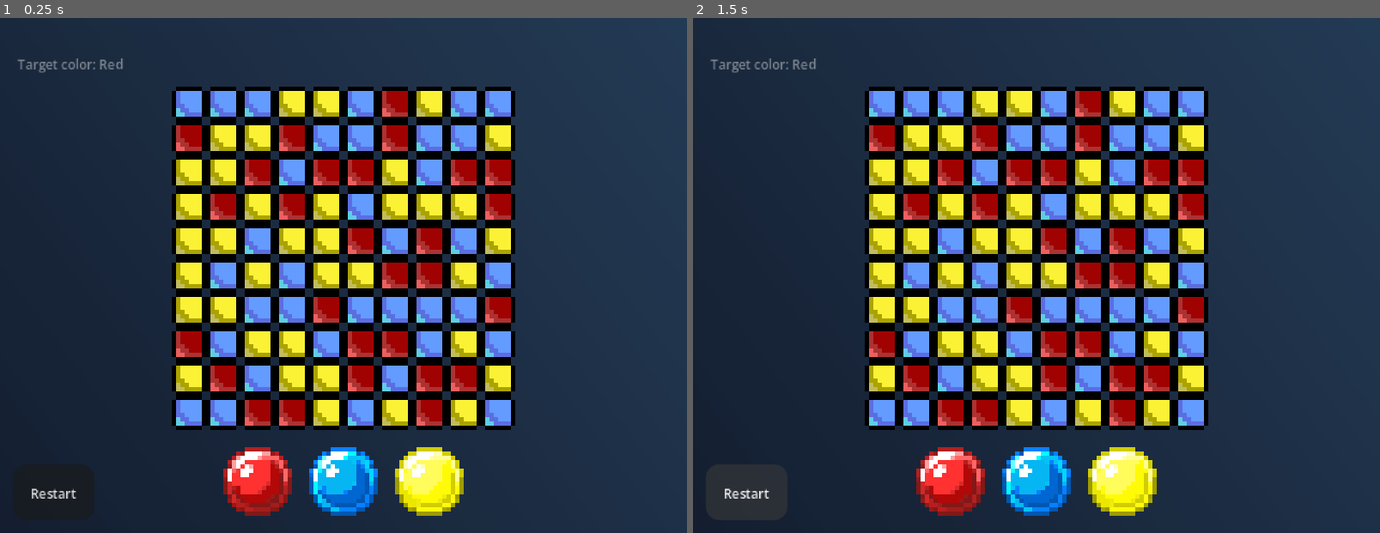
Above: before the commit, frames 1-2 (left to right).
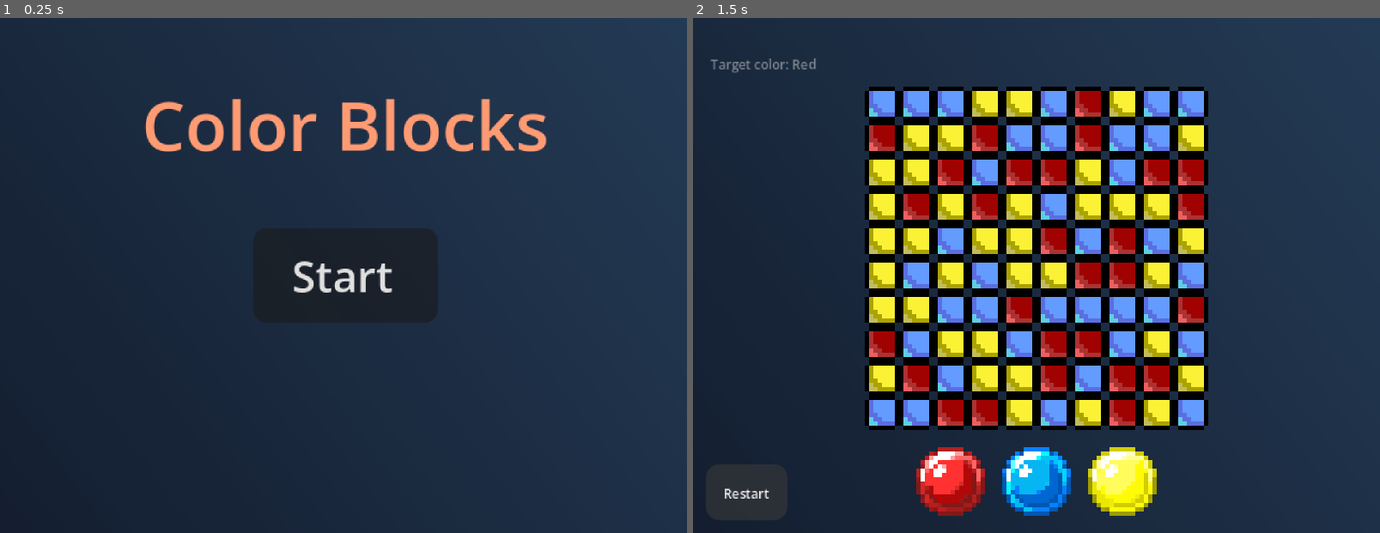
Above: after the commit, the same moments.

Repository: AurelinkZ/color-blocks
Game: Godot game, scene res://Scenes/starting_menu.tscn
The game is run twice, just before and just after one commit, with the same random seed, the same clock (stepped at 60 frames per second) and the same inputs. Before the commit the project starts from res://Scenes/main_level_scene.tscn.
Inputs (mouse positions are in pixels of both pictures, inside the frame that each line leads up to):
- Up to frame 1 (0.25 s): no input
- Up to frame 2 (1.5 s): click (1036, 275) at 0.5 s, where only the run after the commit has a clickable "Start"; click "Restart" at 1.25 s

The runs differ from the first frame. In frame 1, 35% of the frame differs, in the area x 2-80%, y 7-97%; in frame 2, nothing differs.

Commit message:
Add starting menu and move UI script
Add a new StartingMenu scene (Scenes/starting_menu.tscn) and its controller script (Scripts/starting_menu.gd + uid). Wire a Start button to _on_start_button_pressed to change to the main level scene. Move ui.gd from Scenes/ to Scripts/ and update main_level_scene.tscn to reference the moved script path. Update project.godot to set the new StartingMenu as the main scene.

Diff:
--- a/Scenes/main_level_scene.tscn
+++ b/Scenes/main_level_scene.tscn
@@ -3,7 +3,7 @@
 [ext_resource type="Script" uid="uid://dx8visx1mmlq7" path="res://Scripts/grid_manager.gd" id="1_b42cg"]
 [ext_resource type="Script" uid="uid://bvpqw12ekiuk3" path="res://Scripts/game.gd" id="1_kk53g"]
 [ext_resource type="Script" uid="uid://b1n0qdw4y4mbe" path="res://Scripts/grid_view.gd" id="2_r4ohu"]
-[ext_resource type="Script" uid="uid://b4pq4nftg13ul" path="res://Scenes/ui.gd" id="4_45vkp"]
+[ext_resource type="Script" uid="uid://b4pq4nftg13ul" path="res://Scripts/ui.gd" id="4_45vkp"]
 [ext_resource type="Script" uid="uid://b7on4yqbkhskf" path="res://Scripts/color _selector.gd" id="4_acrce"]
 [ext_resource type="Texture2D" uid="uid://bb2mc31ucm2v0" path="res://Assets/background_image_dark_blue.jpg" id="6_45vkp"]
 
--- /dev/null
+++ b/Scenes/starting_menu.tscn
@@ -0,0 +1,52 @@
+[gd_scene format=3 uid="uid://dklog7q8ajq87"]
+
+[ext_resource type="Texture2D" uid="uid://bb2mc31ucm2v0" path="res://Assets/background_image_dark_blue.jpg" id="1_5sxvh"]
+[ext_resource type="Script" uid="uid://x3raleh6sx0t" path="res://Scripts/starting_menu.gd" id="1_yhd87"]
+
+[node name="StartingMenu" type="Node2D" unique_id=2041630703]
+script = ExtResource("1_yhd87")
+
+[node name="BackgroundImageDarkBlue" type="Sprite2D" parent="." unique_id=140001594]
+position = Vector2(80, 60.000004)
+scale = Vector2(0.08333333, 0.11111112)
+texture = ExtResource("1_5sxvh")
+
+[node name="UI" type="CanvasLayer" parent="." unique_id=906886774]
+
+[node name="Control" type="Control" parent="UI" unique_id=1482836728]
+layout_mode = 3
+anchors_preset = 0
+offset_right = 160.0
+offset_bottom = 120.0
+
+[node name="StartButton" type="Button" parent="UI/Control" unique_id=1626026383]
+layout_mode = 1
+anchors_preset = 8
+anchor_left = 0.5
+anchor_top = 0.5
+anchor_right = 0.5
+anchor_bottom = 0.5
+offset_left = -21.5
+offset_top = -8.5
+offset_right = 21.5
+offset_bottom = 8.5
+grow_horizontal = 2
+grow_vertical = 2
+theme_override_font_sizes/font_size = 10
+text = "Start"
+
+[node name="Title" type="Label" parent="UI/Control" unique_id=2114714608]
+self_modulate = Color(1, 0.6058333, 0.45, 1)
+layout_mode = 1
+anchors_preset = 5
+anchor_left = 0.5
+anchor_right = 0.5
+offset_left = -47.0
+offset_top = 13.0
+offset_right = 48.0
+offset_bottom = 36.0
+grow_horizontal = 2
+text = "Color Blocks"
+horizontal_alignment = 1
+
+[connection signal="pressed" from="UI/Control/StartButton" to="." method="_on_start_button_pressed"]
--- /dev/null
+++ b/Scripts/starting_menu.gd
@@ -0,0 +1,6 @@
+extends Node2D
+
+const GAME_SCENE = preload("res://Scenes/main_level_scene.tscn")
+
+func _on_start_button_pressed() -> void:
+	get_tree().change_scene_to_file(GAME_SCENE.resource_path)
--- a/project.godot
+++ b/project.godot
@@ -11,7 +11,7 @@
 [application]
 
 config/name="ColorBlocks"
-run/main_scene="uid://bn27jbj571bpc"
+run/main_scene="uid://dklog7q8ajq87"
 config/features=PackedStringArray("4.6", "Forward Plus")
 config/icon="res://icon.svg"
 
Not shown, added: Scripts/starting_menu.gd.uid
Renamed: Scenes/ui.gd -> Scripts/ui.gd
Renamed: Scenes/ui.gd.uid -> Scripts/ui.gd.uid
